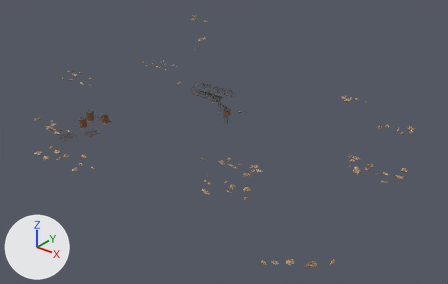
The glTF model src/assets/quarry-m05/industrial.glb as it was, and as the next commit left it.
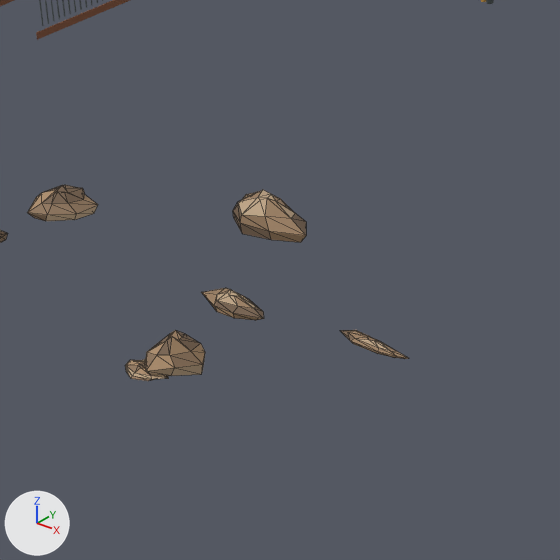
The first picture shows the older version from a 50 mm camera at (420.0, -555.0, 298.0) aimed at (2.0, -33.0, -26.0). The close-ups show the older and then the newer version on the part from 14% to 24% of the width and 49% to 66% of the height of that picture. Only the edits that show in the close-ups are written down. Lighting does not change. The marker at lower left points along +X, +Y and +Z. The close-ups show mesh edges as thin lines. Where no turn or scale is listed for an object, it has been applied to the vertices. Vertices at exactly the same position are counted once.

Objects in the first close-up: 'quarry_rocks_7.005', 'quarry_rocks_7.008', 'quarry_rocks_7.010', 'quarry_rocks_8.001', 'quarry_rocks_8.003', 'sheet_cladding | Oxide and primer.007' and 3 more.
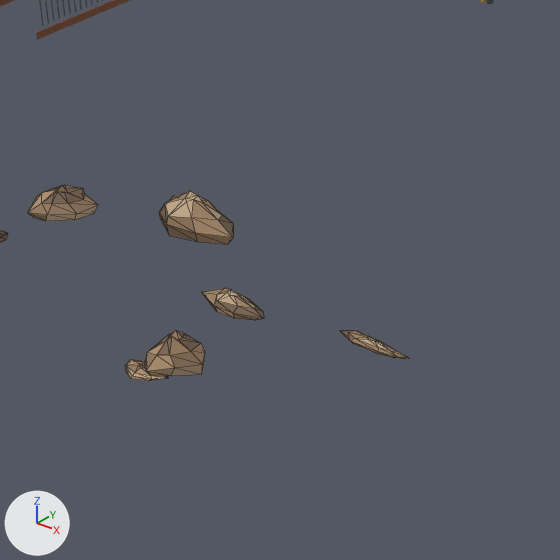
Pixel boxes [x1, y1, x2, y2] of what changed, in the close-ups (560 x 560 px):
```json
{"object": "quarry_rocks_8.003", "change": "moved", "before": [233, 190, 306, 242], "after": [159, 191, 233, 244]}
```

The change, as JSON lines over the scene's bpy script:
```json
{"block": "me_broken_limestone_098", "where": "# used by ob_quarry_rocks_8_003; location = (-70.5, -238.8, 17.1)"}
{"op": "remove", "block": "me_broken_limestone_098", "code": "me_broken_limestone_098.from_pydata(...)  # 28 vertices, 47 faces; spans x 27.49..37.37, y 28.59..32.96, z -7.51..-3.9"}
{"op": "add", "block": "me_broken_limestone_098", "code": "me_broken_limestone_098.from_pydata(...)  # 28 vertices, 47 faces; spans x 27.49..37.37, y 20.95..25.32, z -4.6..-0.99"}
{"block": "me_broken_limestone_098", "change": "me_broken_limestone_098 part 1: the whole mesh is moved by (0.0, -7.64, 2.91)"}
```
